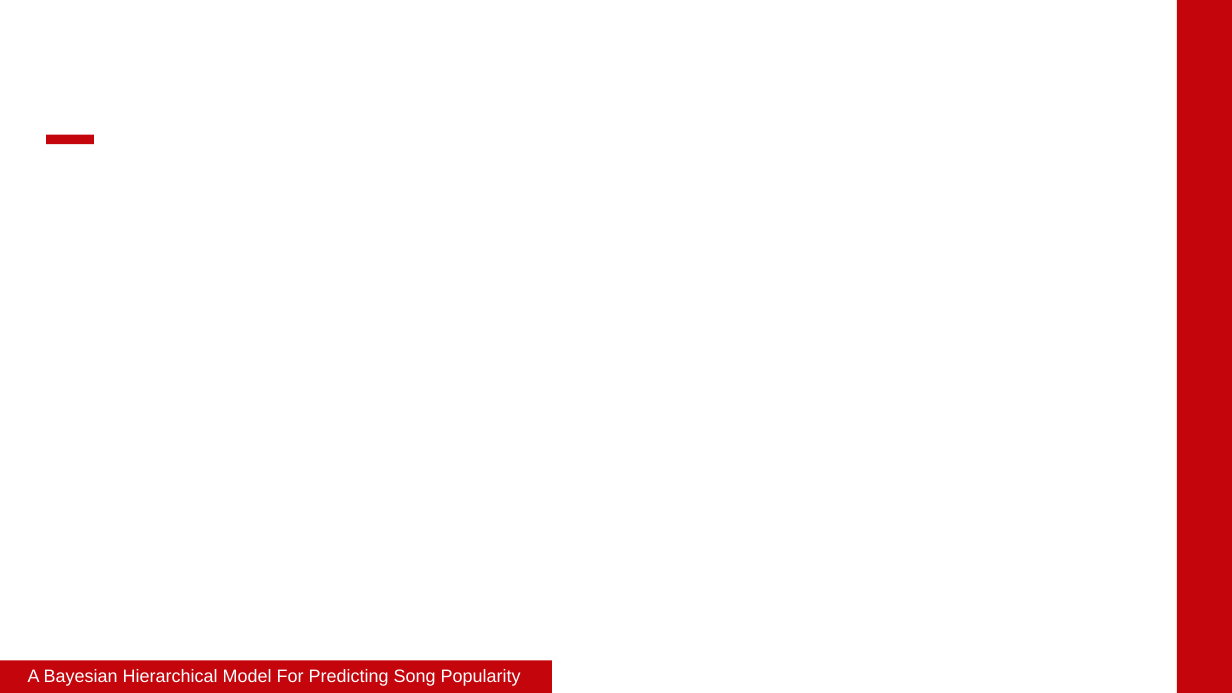
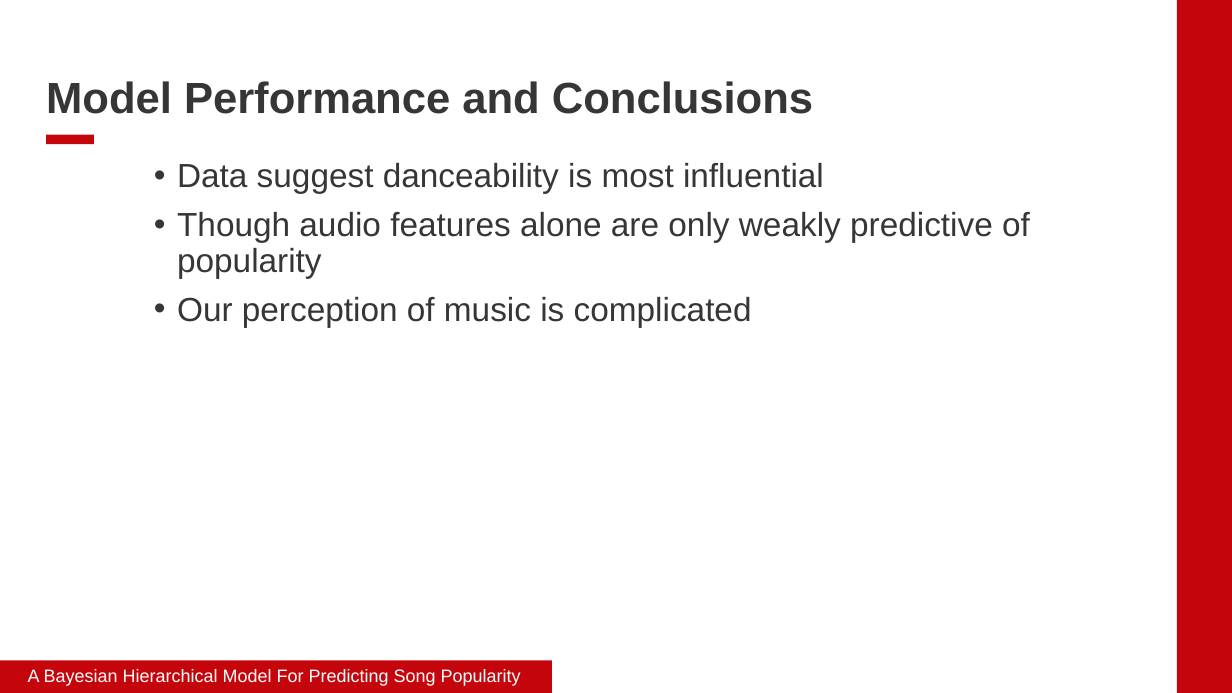
Before and after one commit to james-hubbs/A-Bayesian-Hierarchical-Model-For-Predicting-Song-Popularity, a slide deck: slide 6 of report/slides.pptx. Drawn at 1232x693 pixels with LibreOffice and Linux fonts; fonts in the diff are those of the drawing; background and template pictures are left out. Boxes give left, top, right and bottom in pixels: in the first picture for what was removed or moved away, otherwise in the second. Text is boxed around its words. In the diff, an @@ line names an element or a change of style, - is before the commit and + after.

```diff
--- a/report/slides.pptx
+++ b/report/slides.pptx
@@ text added at (46, 81, 813, 114), 34 pt, text #363636, bold @@
+Model Performance and Conclusions
@@ text added at (177, 163, 1030, 327), 26 pt, text #363636 @@
+• Data suggest danceability is most influential
+• Though audio features alone are only weakly predictive of popularity
+• Our perception of music is complicated
```
Also in this commit, not shown: 3 other slides changed.
